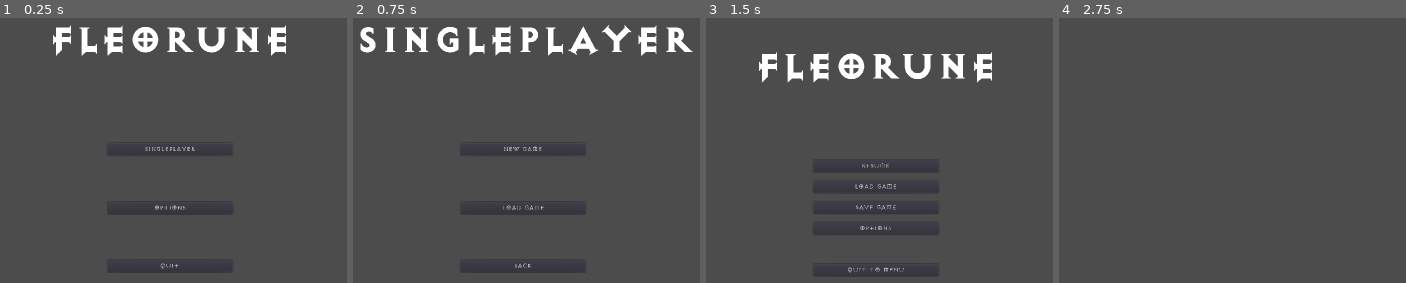
Above: before the commit, frames 1-4 (left to right).
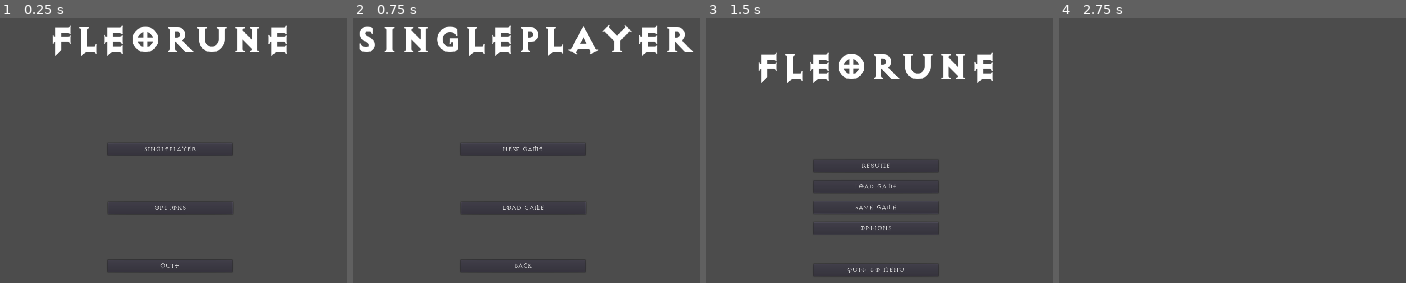
Above: after the commit, the same moments.

Repository: h19mili/Projekt_Fleorune.VM
Game: Godot game, scene res://Scenes/Menu/Main.tscn
Same seed, same stepped clock (60 frames per second), same inputs: the game is played once before the commit and once after it.
Inputs:
- Up to frame 1 (0.25 s): no input
- Up to frame 2 (0.75 s): click "Singleplayer" at 0.5 s
- Up to frame 3 (1.5 s): click "New Game" at 1.25 s
- Up to frame 4 (2.75 s): click "Resume" at 2 s

The runs differ from the first frame. In frame 1, 0.9% of the frame differs, in the area x 14-83%, y 2-95%; in frame 2, 1.3%, in the area x 1-98%, y 2-95%; in frame 3, 1.2%; in frame 4, nothing differs.

Commit message:
Dialogue

Diff:
--- /dev/null
+++ b/Scenes/Dialog/Dialog.tscn
@@ -0,0 +1,71 @@
+[gd_scene load_steps=6 format=2]
+
+[ext_resource path="res://Assets/Graphical/Dialog/Message_02.png" type="Texture" id=1]
+[ext_resource path="res://Fonts/Dialog/AncientModernTales-a7Po.ttf" type="DynamicFontData" id=2]
+[ext_resource path="res://Scripts/Dialog/DialogBox.gd" type="Script" id=3]
+[ext_resource path="res://Assets/Graphical/Dialog/Message_01.png" type="Texture" id=4]
+
+[sub_resource type="DynamicFont" id=1]
+size = 40
+font_data = ExtResource( 2 )
+
+[node name="Control" type="Control"]
+anchor_right = 1.0
+anchor_bottom = 1.0
+margin_left = -4.00452
+margin_right = -4.00452
+__meta__ = {
+"_edit_use_anchors_": false
+}
+
+[node name="DialogBox" type="Control" parent="."]
+margin_right = 40.0
+margin_bottom = 40.0
+script = ExtResource( 3 )
+__meta__ = {
+"_edit_use_anchors_": false
+}
+
+[node name="Decal" type="TextureRect" parent="DialogBox"]
+anchor_right = 1.0
+anchor_bottom = 1.0
+margin_left = 212.0
+margin_top = -279.0
+margin_right = 1396.0
+margin_bottom = 1025.0
+texture = ExtResource( 4 )
+expand = true
+__meta__ = {
+"_edit_use_anchors_": false
+}
+
+[node name="TextureRect" type="TextureRect" parent="DialogBox"]
+show_behind_parent = true
+anchor_left = 24.0
+anchor_top = 26.988
+anchor_right = 24.0
+anchor_bottom = 26.988
+margin_left = -450.0
+margin_top = -334.52
+margin_right = 447.0
+margin_bottom = -51.52
+texture = ExtResource( 1 )
+expand = true
+__meta__ = {
+"_edit_use_anchors_": false
+}
+
+[node name="RichTextLabel" type="RichTextLabel" parent="DialogBox"]
+anchor_right = 1.0
+anchor_bottom = 1.0
+margin_left = 525.0
+margin_top = 777.0
+margin_right = 1275.0
+margin_bottom = 971.0
+custom_fonts/normal_font = SubResource( 1 )
+bbcode_enabled = true
+__meta__ = {
+"_edit_use_anchors_": false
+}
+
+[node name="Tween" type="Tween" parent="DialogBox"]
--- a/save.json
+++ b/save.json
@@ -1 +1 @@
-{"Effects_Mute":true,"Effects_Volume":2000,"Master_Mute":false,"Master_Volume":1794,"Music_Mute":false,"Music_Volume":1794,"fullscreen":false,"resolution":{"height":1440,"width":2560},"sp_pause":16777217,"sp_use":32}
+{"Effects_Mute":true,"Effects_Volume":2000,"Master_Mute":false,"Master_Volume":1676,"Music_Mute":false,"Music_Volume":1676,"fullscreen":false,"resolution":{"height":1080,"width":1920},"sp_pause":16777217,"sp_use":32}
Binary file added: Assets/Graphical/Dialog/Message_01.png
Not shown, added: Assets/Graphical/Dialog/Message_01.png.import
Binary file added: Assets/Graphical/Dialog/Message_02.png
Not shown, added: Assets/Graphical/Dialog/Message_02.png.import
Binary file added: Fonts/Dialog/AncientModernTales-a7Po.ttf
Not shown: 1 places in Scenes/Menu/Options.tscn that only renumber resources
